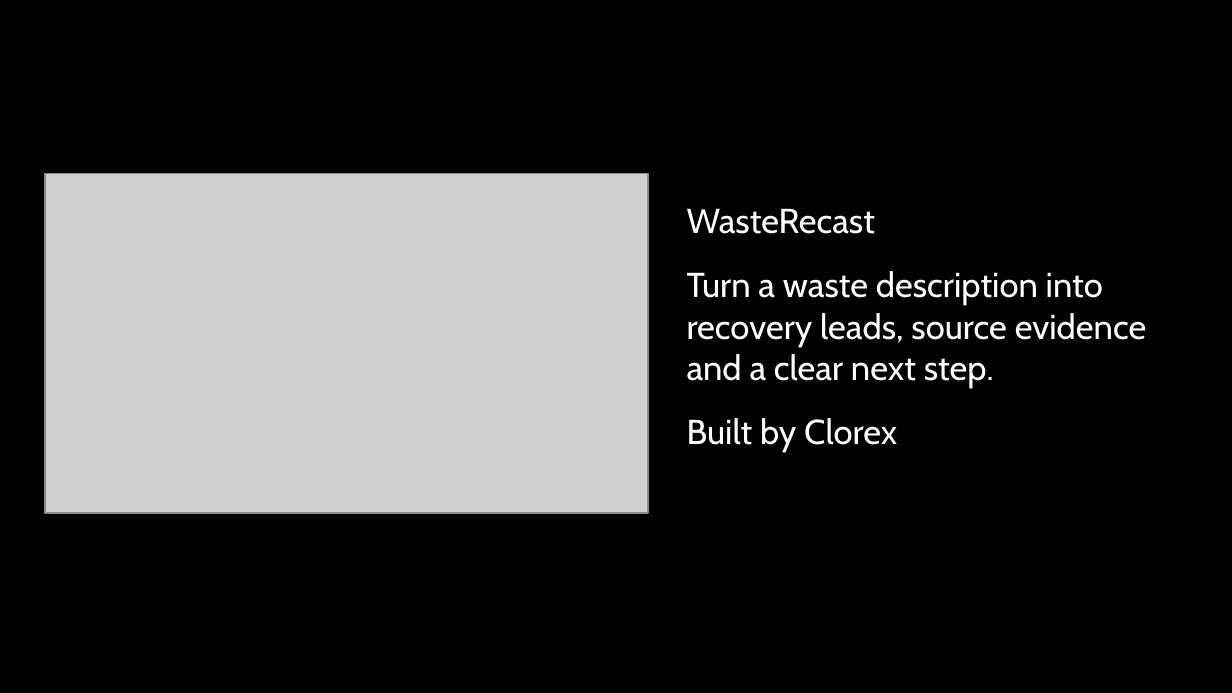
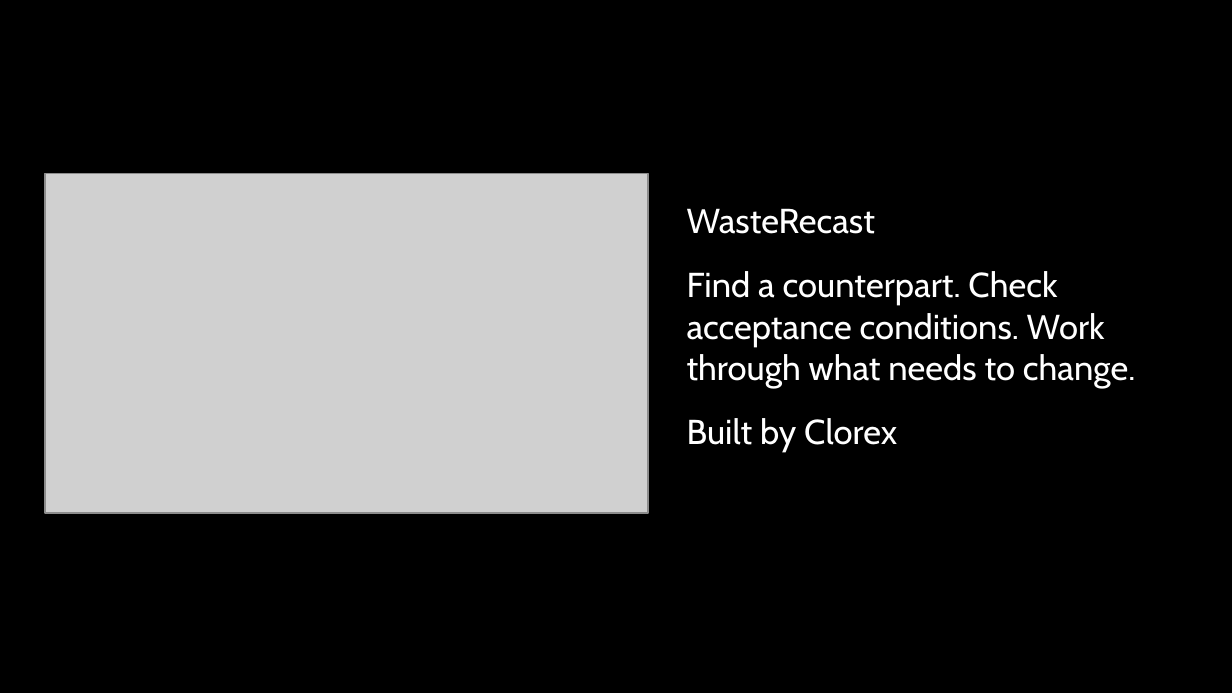
Before and after one commit to anshuman542018/wasterecast, a slide deck: slide 2 of submission/Clorex_WasteRecast_Pitch_Deck.pptx. Drawn at 1232x693 pixels with LibreOffice and Linux fonts; fonts in the diff are those of the drawing; grey boxes stand for pictures. Boxes give left, top, right and bottom in pixels: in the first picture for what was removed or moved away, otherwise in the second. Text is boxed around its words. In the diff, an @@ line names an element or a change of style, - is before the commit and + after.

```diff
--- a/submission/Clorex_WasteRecast_Pitch_Deck.pptx
+++ b/submission/Clorex_WasteRecast_Pitch_Deck.pptx
@@ text at (x1=687, y1=271, x2=1136, y2=388): text changed @@
-Turn a waste description into recovery leads, source evidence and a clear next step.
+Find a counterpart. Check acceptance conditions. Work through what needs to change.
```
Also in this commit, not shown: 14 other slides changed, 10 other files.
